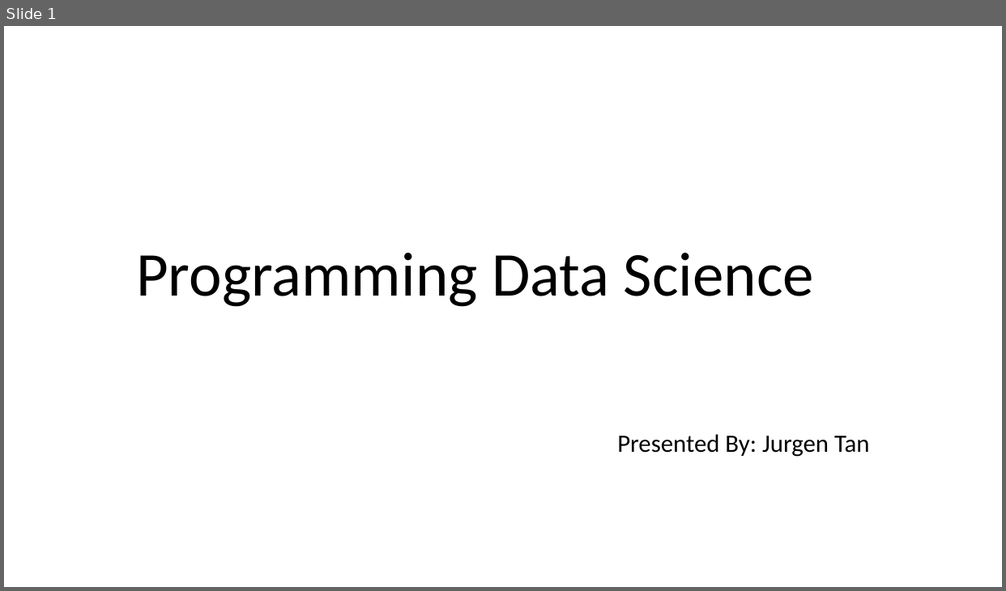
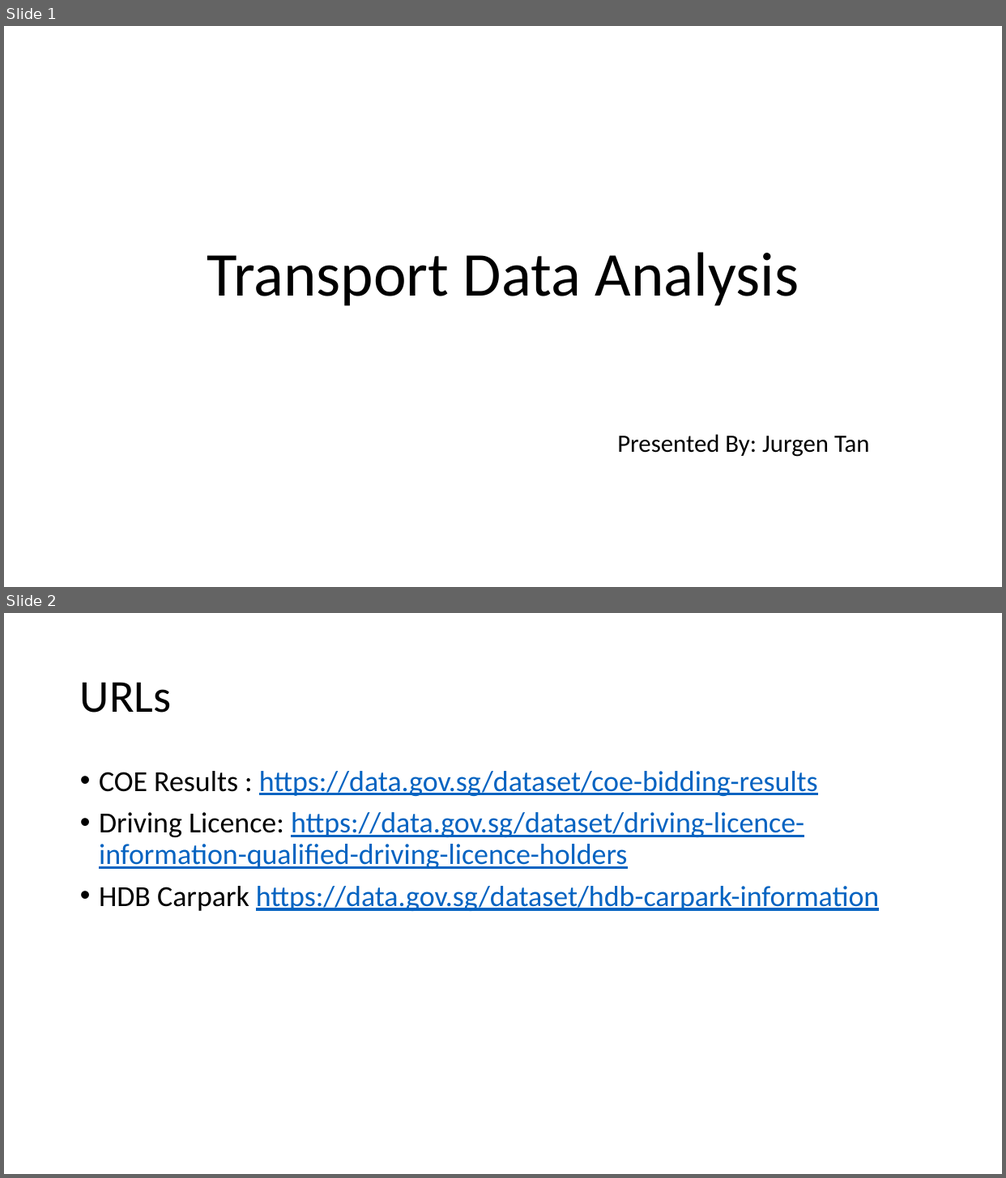
Before and after one commit to jurgen-tan-git/PDS-Assignments, a slide deck: JurgenTan_CA1.pptx. Shown one above the other, each under a label of ours: slide 1 before the commit, slides 1 and 2 after it. The pictures are 1006x591 and 1006x1178 pixels, drawn with LibreOffice and Linux fonts; fonts in the diff are those of the drawing. Boxes give left, top, right and bottom in pixels: in the first picture for what was removed or moved away, otherwise in the second. Text is boxed around its words. In the diff, an @@ line names an element or a change of style, - is before the commit and + after.

```diff
--- a/JurgenTan_CA1.pptx
+++ b/JurgenTan_CA1.pptx
@@ slide 2 added at <box>4,613,1002,1174</box>, background #FFFFFF @@
@@ title added at <box>80,682,172,713</box>, 44 pt, text #000000 @@
+URLs
@@ text added at <box>99,771,879,911</box>, 28 pt, text #0563C1, underline @@
+• COE Results : https://data.gov.sg/dataset/coe-bidding-results
+• Driving Licence: https://data.gov.sg/dataset/driving-licence-information-qualified-driving-licence-holders
+• HDB Carpark https://data.gov.sg/dataset/hdb-carpark-information
@@ slide 1 changed as well @@
@@ title at <box>207,252,799,306</box>: text changed @@
-Programming Data Science
+Transport Data Analysis
```
Also in this commit, not shown: 5 other slides changed, 3 other slides added, 4 other files.
